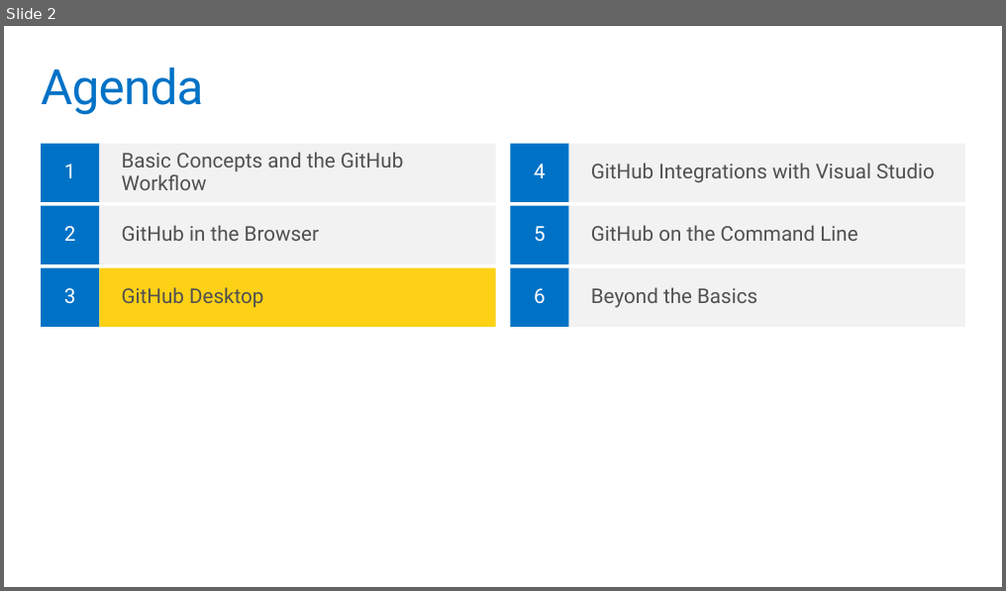
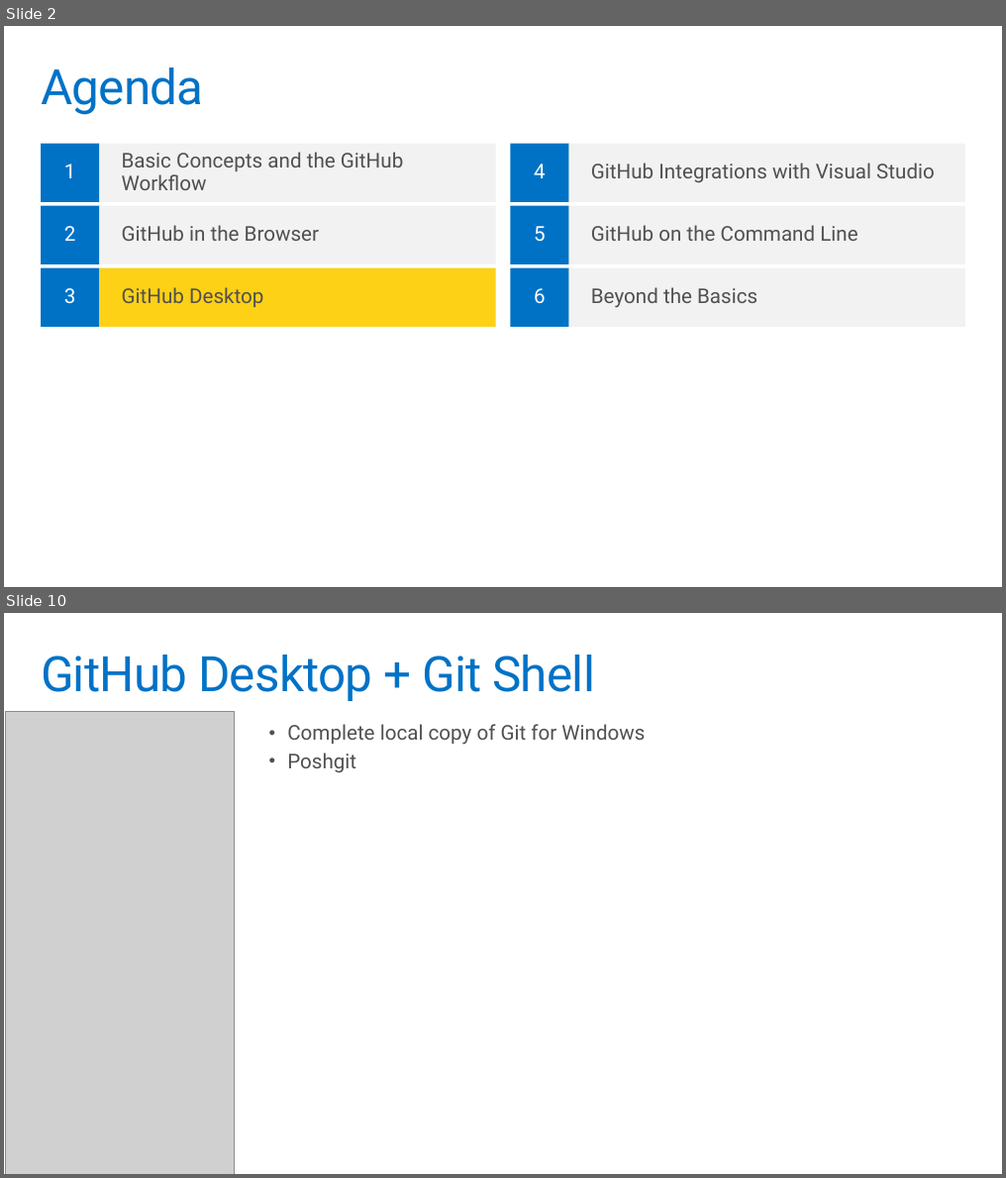
Before and after one commit to codefoster/gh-ms-mva, a slide deck: slides/m3.pptx. Shown one above the other, each under a label of ours: slide 2 before the commit, slides 2 and 10 after it; the slides between them are not shown. The pictures are 1006x591 and 1006x1178 pixels, drawn with LibreOffice and Linux fonts; fonts in the diff are those of the drawing; grey boxes stand for pictures; background and template pictures are left out. Boxes give left, top, right and bottom in pixels: in the first picture for what was removed or moved away, otherwise in the second. Text is boxed around its words. In the diff, an @@ line names an element or a change of style, - is before the commit and + after.

```diff
--- a/slides/m3.pptx
+++ b/slides/m3.pptx
@@ slide 10 added at <box>4,613,1002,1174</box>, background #FFFFFF @@
@@ title added at <box>41,655,595,701</box>, 48 pt, text #0072C6 @@
+GitHub Desktop + Git Shell
@@ picture added at <box>5,711,234,1174</box> @@
@@ text added at <box>287,724,645,773</box>, 20 pt, text #505050 @@
+• Complete local copy of Git for Windows
+• Poshgit
```
Also in this commit, not shown: 7 slides changed, 14 other slides added.
